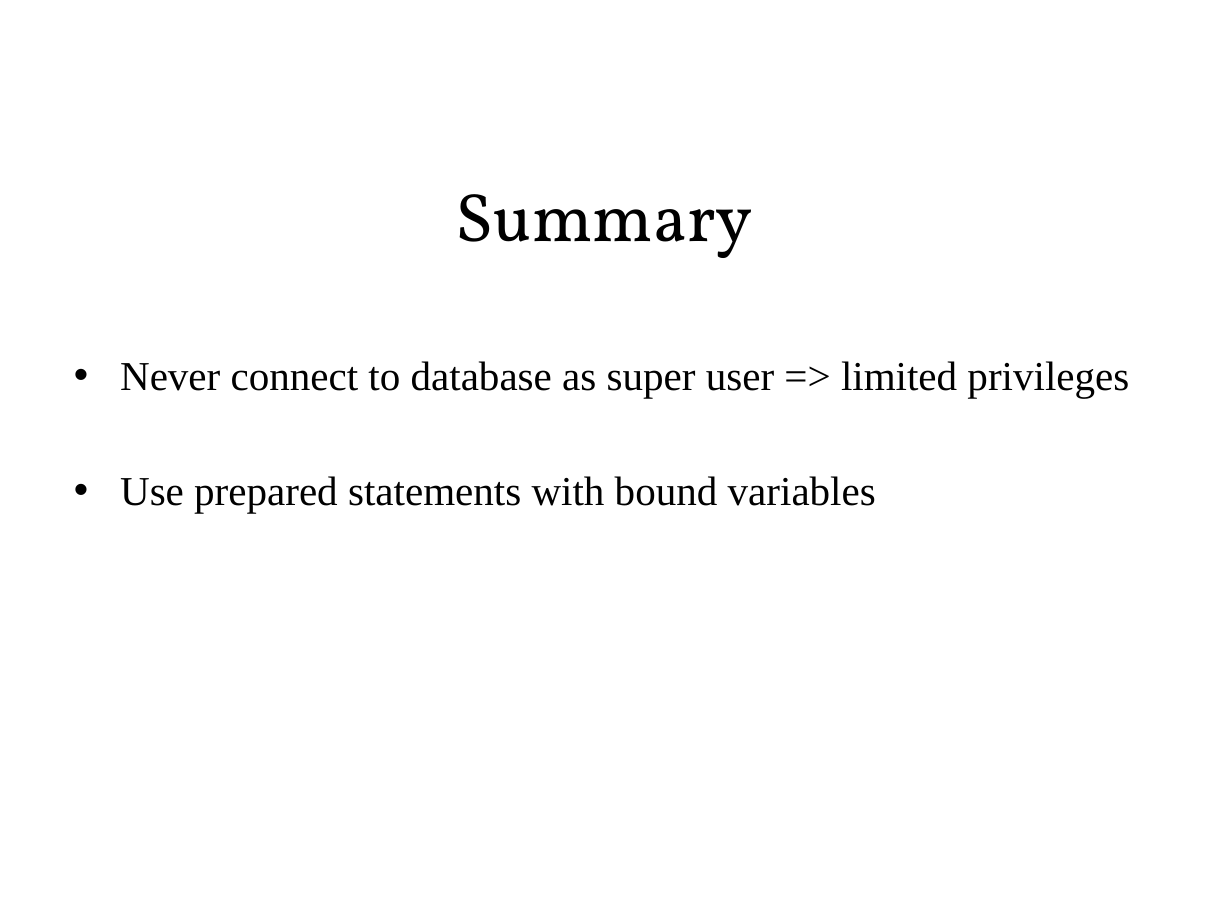
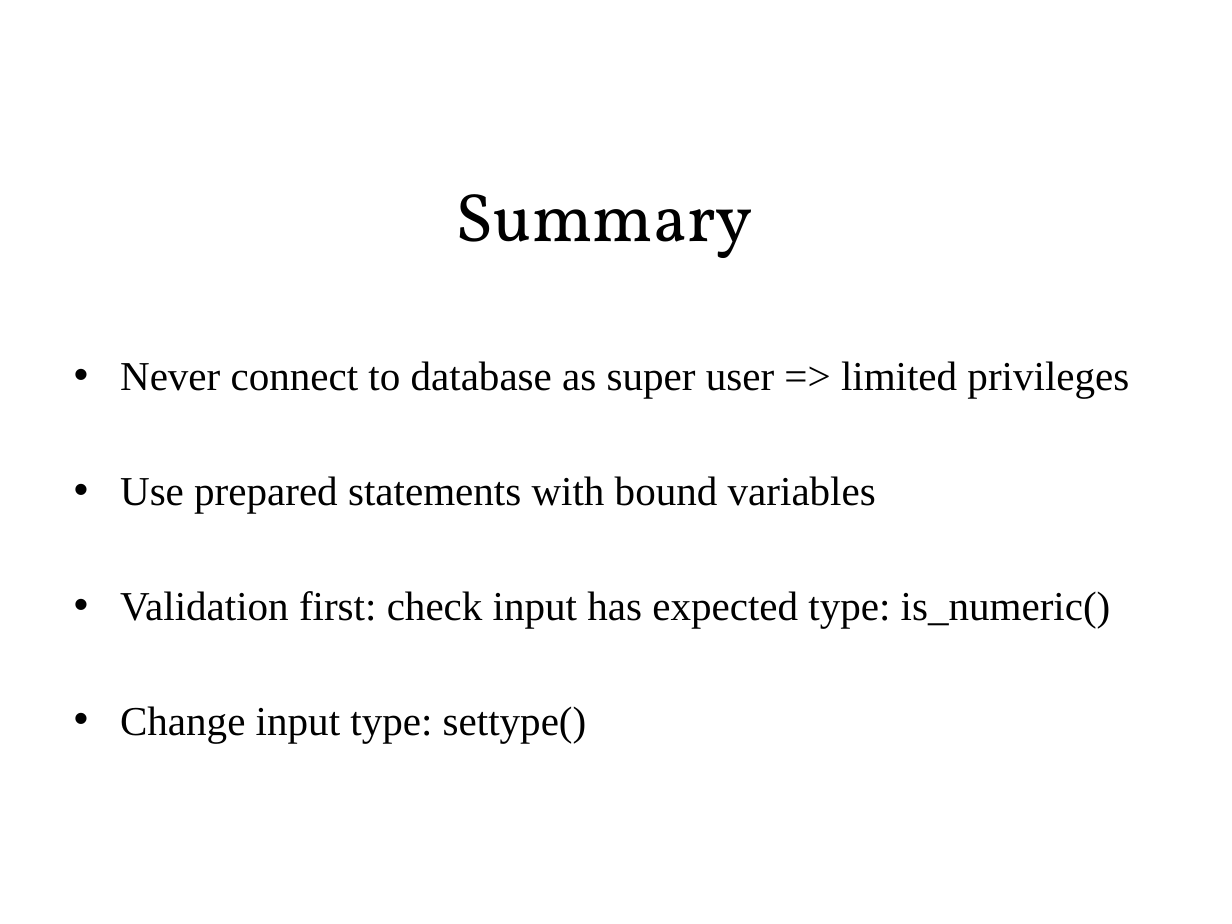
Before and after one commit to sonvq-qsoftvn/sqlinjection, a slide deck: slide 19 of QSoftVietnam_SlideTemplate2014- Sonvq.pptx. Drawn at 1232x924 pixels with LibreOffice and Linux fonts; fonts in the diff are those of the drawing; background and template pictures are left out. Boxes give left, top, right and bottom in pixels: in the first picture for what was removed or moved away, otherwise in the second. Text is boxed around its words. In the diff, an @@ line names an element or a change of style, - is before the commit and + after.

```diff
--- a/QSoftVietnam_SlideTemplate2014- Sonvq.pptx
+++ b/QSoftVietnam_SlideTemplate2014- Sonvq.pptx
@@ text at <box>120,591,1111,743</box>: paragraphs added @@
+• Validation first: check input has expected type: is_numeric()
+• Change input type: settype()
```
Also in this commit, not shown: 1 other slide changed.
